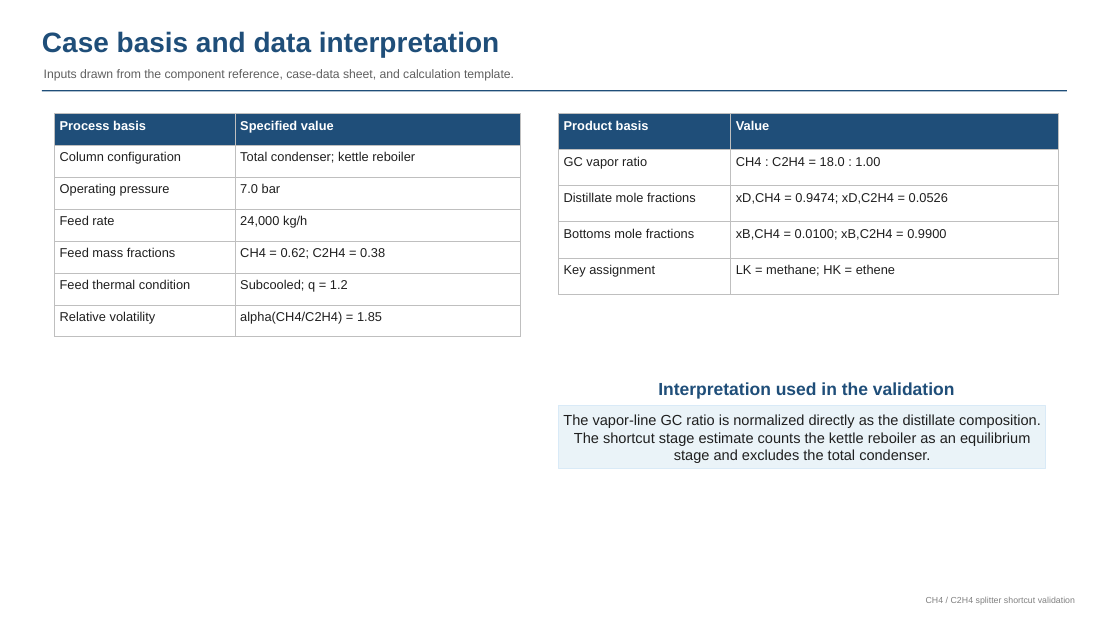
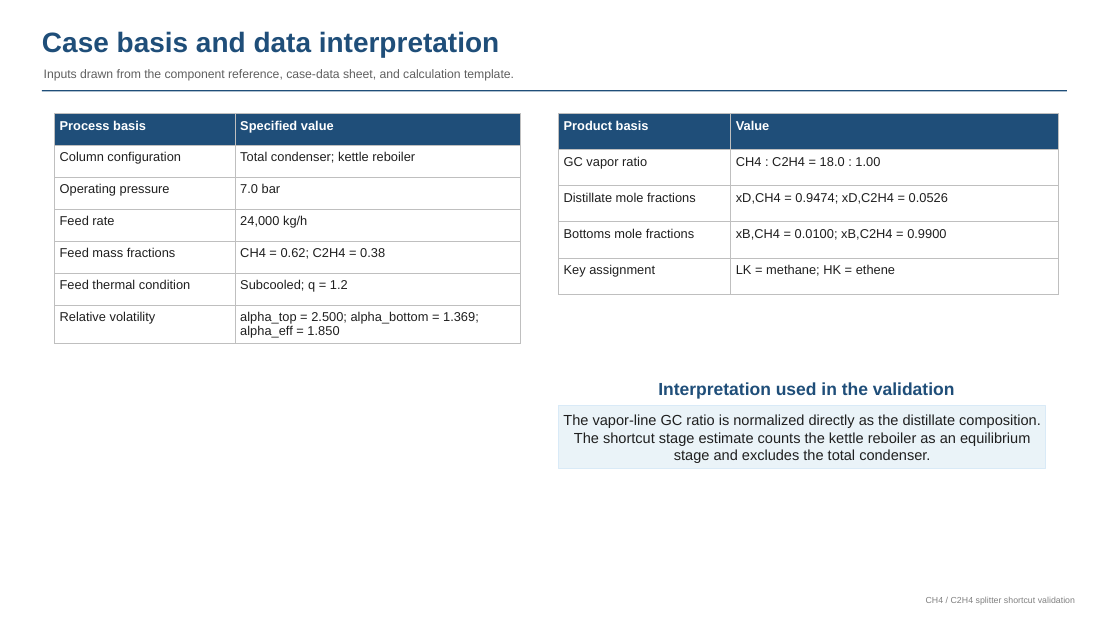
Before and after one commit to chinmayy13/rangutan_encyclopedia, a slide deck: slide 1 of task_4/gtf_files/CH4_C2H4_FUG_Key_Results.pptx. Drawn at 1120x630 pixels with LibreOffice and Linux fonts; fonts in the diff are those of the drawing. Boxes give left, top, right and bottom in pixels: in the first picture for what was removed or moved away, otherwise in the second. Text is boxed around its words. In the diff, an @@ line names an element or a change of style, - is before the commit and + after.

```diff
--- a/task_4/gtf_files/CH4_C2H4_FUG_Key_Results.pptx
+++ b/task_4/gtf_files/CH4_C2H4_FUG_Key_Results.pptx
@@ table at (55,113,521,342) @@
-row 7, column 2: alpha(CH4/C2H4) = 1.85
+row 7, column 2: alpha_top = 2.500; alpha_bottom = 1.369; alpha_eff = 1.850
```
Also in this commit, not shown: 2 other slides changed, 6 other files.
